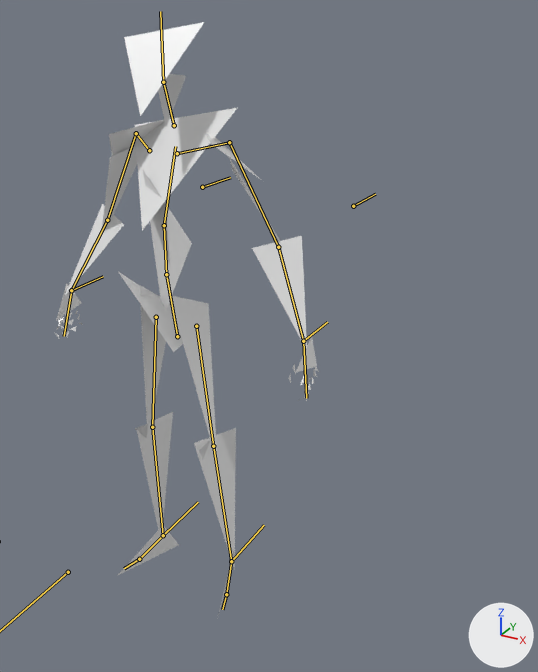
Two versions of the Blender file src/assets/glib/glib_animations.blend, one commit apart.
Camera for both pictures: a camera (50 mm lens) standing at (1.34, -1.78, 1.98) and looking at (0.06, 0.55, 0.81). The lights are fixed; the arrows at lower right show +X, +Y and +Z. The bones that bend it are drawn over the model as lines.

The first picture shows 'glib.001'.
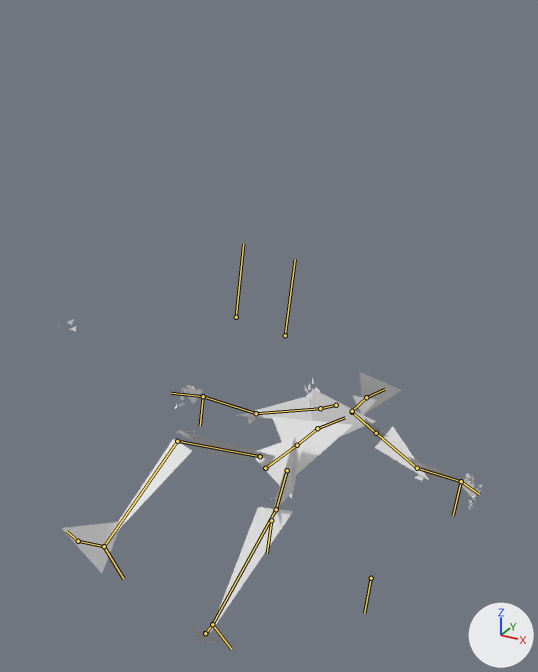
The newer file adds an action. The first version stands in its rest pose; the second is drawn at frame 14 of the action 'death'.

Boxes [x1, y1, x2, y2] around the edits, measured in the pictures (538 x 672 px):
'glib.001', posed (61% wider, 46% shorter): before [54, 22, 319, 619]; after [57, 319, 483, 642]
bone 'root', root to tip: before (177, 336) to (166, 274); after (265, 468) to (297, 445)
bone 'spine_1', root to tip: before (166, 274) to (164, 225); after (297, 445) to (317, 428)
bone 'neck', root to tip: before (174, 125) to (163, 82); after (352, 411) to (366, 397)
bone 'heel_ik.L', root to tip: before (231, 561) to (264, 525); after (212, 624) to (231, 649)
bone 'elbow_ik.L', root to tip: before (353, 206) to (375, 194); after (371, 578) to (364, 613)
bone 'hand_ik.L.001', root to tip: before (303, 341) to (327, 322); after (461, 481) to (453, 515)
bone 'heel_ik.R', root to tip: before (163, 535) to (198, 502); after (104, 546) to (123, 578)
bone 'elbow_ik.R', root to tip: before (202, 187) to (230, 177); after (271, 520) to (267, 553)
bone 'hand_ik.R.001', root to tip: before (71, 290) to (103, 276); after (203, 396) to (200, 426)

The edits, one by one:
Bone 'root' (bone_root) moves from (0.0, 0.0, 0.0) to (-0.027, -0.984, -0.479).
Bone 'root' (bone_root) turns from (0, 0, 0) to (-97, -12, 0) degrees about its own x, y and z.
Bone 'spine_1' (bone_spine_1) turns from (0, 0, 0) to (16, 0, 0) degrees about its own x, y and z.
Bone 'neck' (bone_neck) turns from (0, 0, 0) to (-15, -3, 1) degrees about its own x, y and z.
Bone 'knee_ik.L' (bone_knee_ik_l) moves from (0.0, 0.0, 0.0) to (-0.004, -1.22, 0.212).
Bone 'knee_ik.L' (bone_knee_ik_l) turns from (0, 0, 0) to (97, -2, -12) degrees about its own x, y and z.
Bone 'heel_ik.L' (bone_heel_ik_l) moves from (0.0, 0.0, 0.0) to (-0.089, -0.274, 0.029).
Bone 'heel_ik.L' (bone_heel_ik_l) turns from (0, 0, 0) to (62, 2, -3) degrees about its own x, y and z.
Bone 'elbow_ik.L' (bone_elbow_ik_l) moves from (0.0, 0.0, 0.0) to (0.048, 0.338, -1.95).
Bone 'elbow_ik.L' (bone_elbow_ik_l) turns from (0, 0, 0) to (-97, 2, -12) degrees about its own x, y and z.
Bone 'hand_ik.L.001' (bone_hand_ik_l_001) moves from (0.0, 0.0, 0.0) to (0.323, 0.882, -0.926).
Bone 'hand_ik.L.001' (bone_hand_ik_l_001) turns from (0, 0, 0) to (-97, 2, -12) degrees about its own x, y and z.
Bone 'knee_ik.R' (bone_knee_ik_r) moves from (0.0, 0.0, 0.0) to (-0.009, -1.271, 0.223).
Bone 'knee_ik.R' (bone_knee_ik_r) turns from (0, 0, 0) to (97, -2, -12) degrees about its own x, y and z.
Bone 'heel_ik.R' (bone_heel_ik_r) moves from (0.0, 0.0, 0.0) to (0.18, -0.137, 0.037).
Bone 'heel_ik.R' (bone_heel_ik_r) turns from (0, 0, 0) to (68, -2, 3) degrees about its own x, y and z.
Bone 'elbow_ik.R' (bone_elbow_ik_r) moves from (0.0, 0.0, 0.0) to (0.062, 0.468, -1.924).
Bone 'elbow_ik.R' (bone_elbow_ik_r) turns from (0, 0, 0) to (-97, 2, -12) degrees about its own x, y and z.
Bone 'hand_ik.R.001' (bone_hand_ik_r_001) moves from (0.0, 0.0, 0.0) to (-0.12, 0.958, -0.905).
Bone 'hand_ik.R.001' (bone_hand_ik_r_001) turns from (0, 0, 0) to (-97, 2, -12) degrees about its own x, y and z.
